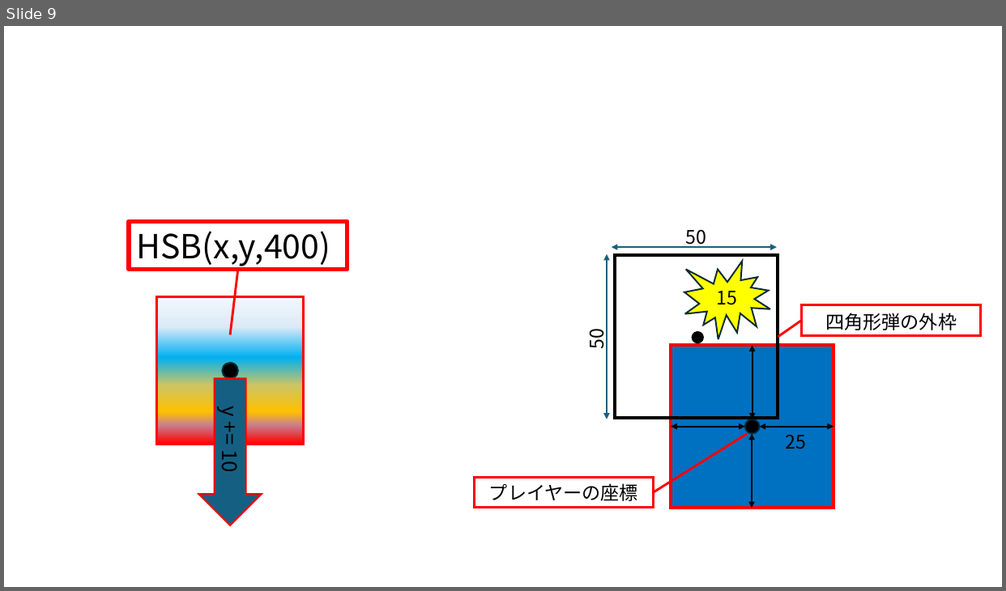
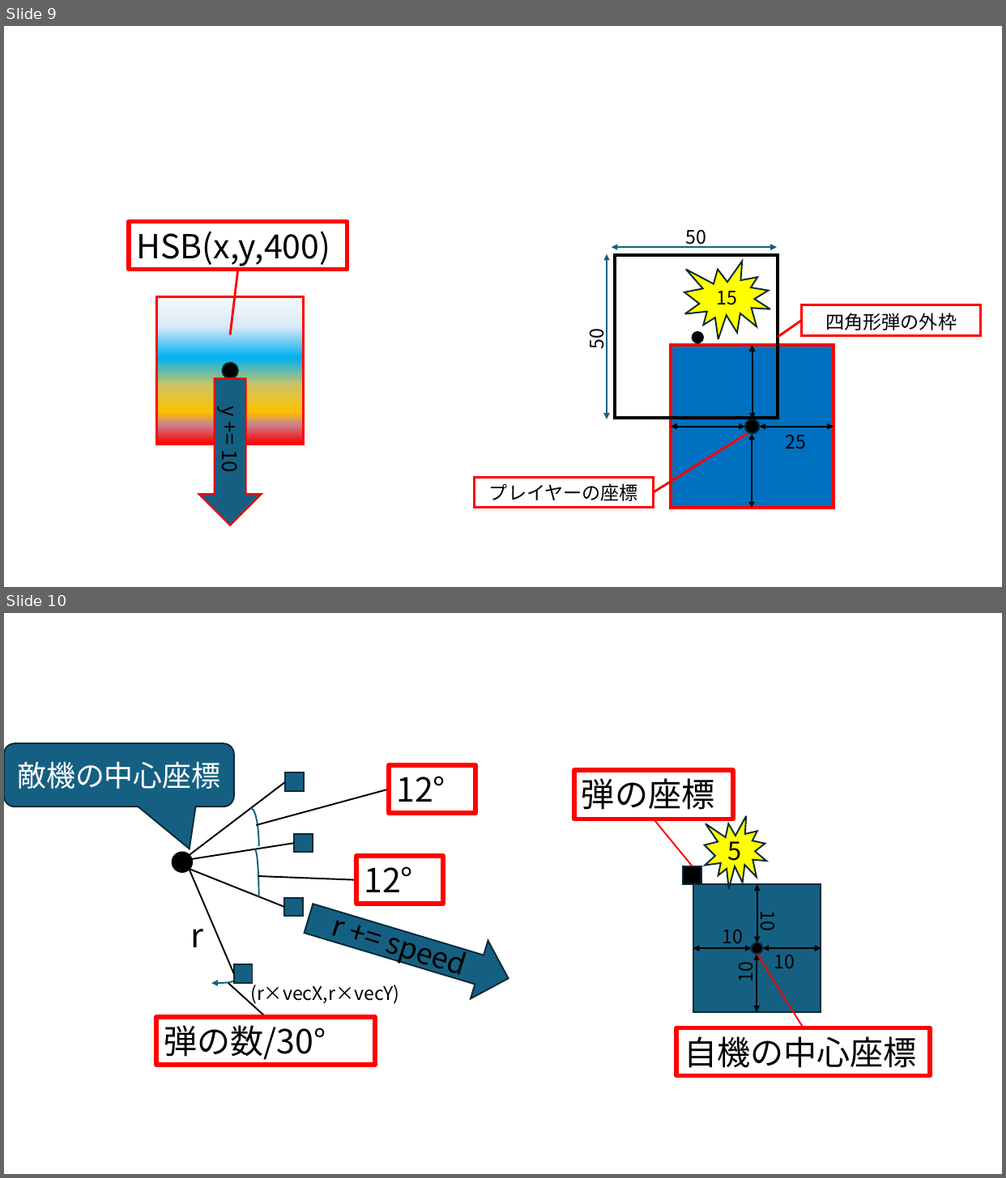
Before and after one commit to kenty86/share, a slide deck: latex/invent2/pptx/説明画像.pptx. Shown one above the other, each under a label of ours: slide 9 before the commit, slides 9 and 10 after it. The pictures are 1006x591 and 1006x1178 pixels, drawn with LibreOffice and Linux fonts; fonts in the diff are those of the drawing. Boxes give left, top, right and bottom in pixels: in the first picture for what was removed or moved away, otherwise in the second. Text is boxed around its words. In the diff, an @@ line names an element or a change of style, - is before the commit and + after.

```diff
--- a/latex/invent2/pptx/説明画像.pptx
+++ b/latex/invent2/pptx/説明画像.pptx
@@ slide 10 added at <box>4,613,1002,1174</box>, background #FFFFFF @@
@@ rounded speech box added at <box>4,743,234,806</box>, fill #156082, outline #092A39 1.5 pt, 28 pt, text #FFFFFF @@
+敵機の中心座標
@@ line added from (189, 855) to (286, 782), #000000 1.5 pt @@
@@ rectangle added at <box>286,773,305,792</box>, fill #156082, outline #092A39 1.5 pt @@
@@ rectangle added at <box>389,765,475,813</box>, outline #FF0000 4.5 pt, 32 pt, text #000000 @@
+12°
@@ rectangle added at <box>574,770,733,819</box>, outline #FF0000 4.5 pt, 32 pt, text #000000 @@
+弾の座標
@@ line added from (256, 825) to (389, 789), #000000 1.5 pt @@
@@ arc (boxed as its full ellipse) added at <box>243,808,258,884</box>, outline #156082 1.5 pt @@
@@ line added from (654, 819) to (692, 866), #FF0000 1.5 pt @@
@@ irregular seal added at <box>705,815,767,888</box>, fill #FFFF00, outline #092A39 1.5 pt, 24 pt, text #000000 @@
+5
@@ ellipse added at <box>172,853,192,872</box>, fill #000000, outline #000000 1.5 pt @@
@@ line added from (172, 862) to (295, 843), #000000 1.5 pt @@
@@ arc (boxed as its full ellipse) added at <box>251,850,259,945</box>, outline #156082 1.5 pt @@
@@ rectangle added at <box>295,834,313,853</box>, fill #156082, outline #092A39 1.5 pt @@
@@ line added from (172, 862) to (285, 907), #000000 1.5 pt @@
@@ line added from (189, 869) to (234, 973), #000000 1.5 pt @@
@@ line added from (258, 876) to (356, 880), #000000 1.5 pt @@
@@ rectangle added at <box>356,856,444,905</box>, outline #FF0000 4.5 pt, 32 pt, text #000000 @@
+12°
@@ rectangle added at <box>683,866,701,884</box>, fill #000000, outline #092A39 1.5 pt @@
@@ rectangle added at <box>285,898,304,917</box>, fill #156082, outline #092A39 1.5 pt @@
@@ down arrow added at <box>300,890,518,1007</box>, fill #156082, outline #092A39 1.5 pt @@
@@ text added at <box>330,905,340,943</box>, 28 pt, text #000000 @@
+r += speed
@@ group added at <box>693,884,820,1012</box>: 4 double arrows, 4 texts, 1 rectangle, 1 ellipse @@
+10
+10
+10
+10
@@ text added at <box>190,929,203,948</box>, 32 pt, text #000000 @@
+r
@@ rectangle added at <box>234,965,253,983</box>, fill #156082, outline #092A39 1.5 pt @@
@@ line added from (757, 954) to (803, 1029), #FF0000 1.5 pt @@
@@ curved arrow added from (249, 982) to (211, 983), #156082 1.5 pt @@
@@ line added from (266, 1017) to (228, 983), #000000 1.5 pt @@
@@ text added at <box>250,981,399,1004</box>, 18 pt, text #000000 @@
+(r×vecX,r×vecY)
@@ rectangle added at <box>157,1017,375,1065</box>, outline #FF0000 4.5 pt, 32 pt, text #000000 @@
+弾の数/30°
@@ rectangle added at <box>676,1029,930,1076</box>, outline #FF0000 4.5 pt, 32 pt, text #000000 @@
+自機の中心座標
```
Also in this commit, not shown: 3 other slides added, 17 other files.
